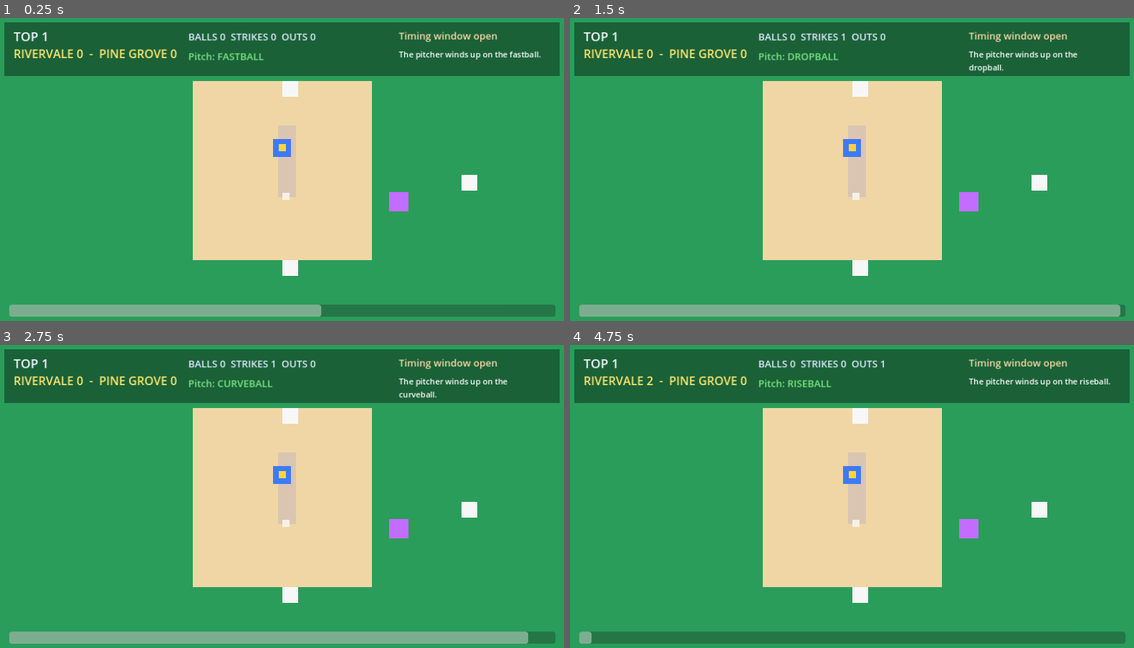
Above: before the commit, frames 1-4 (two rows, left to right).
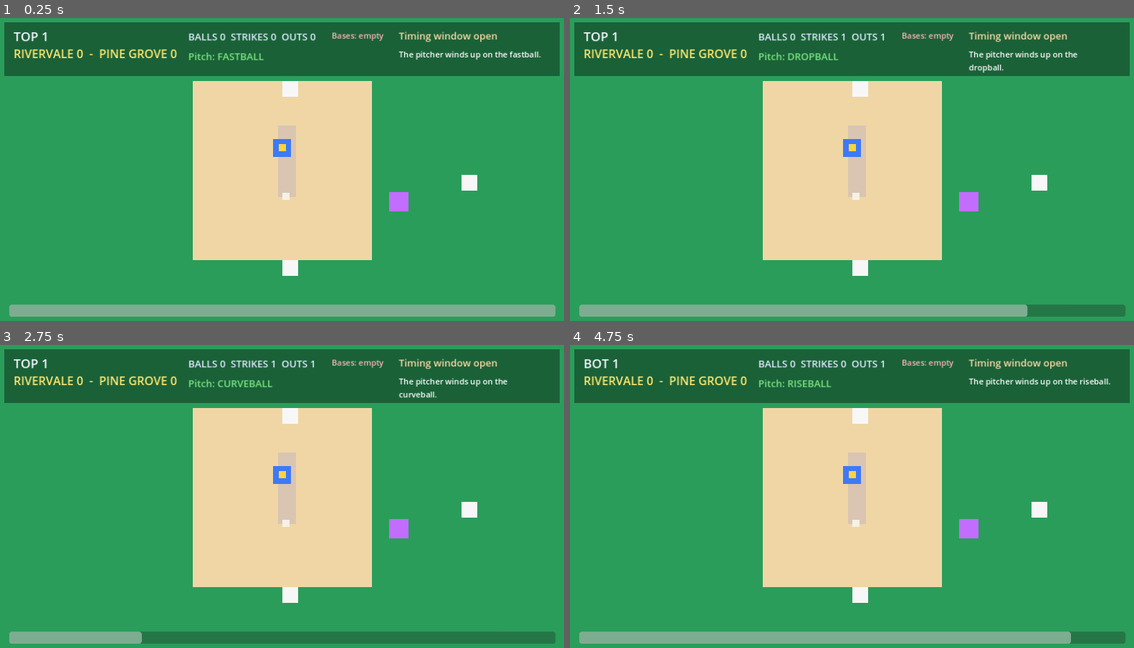
Above: after the commit, the same moments.

Repository: benjagaiden/softball-game
Game: Godot game, scene res://scenes/Main.tscn
The game is run twice, just before and just after one commit, with the same random seed, the same clock (stepped at 60 frames per second) and the same inputs.
Inputs:
- Up to frame 1 (0.25 s): no input
- Up to frame 2 (1.5 s): tap Enter (next_pitch) at 0.5, 0.6 s; tap Space (toggle_swing) at 1.35 s
- Up to frame 3 (2.75 s): tap Enter (next_pitch) at 2.1 s
- Up to frame 4 (4.75 s): tap Space (toggle_swing) at 2.85, 4.35 s; tap Enter (next_pitch) at 3.6 s

The runs differ from the first frame. In frame 1, 1.8% of the frame differs, in the area x 56-99%, y 4-99%; in frame 2, 0.8%; in frame 3, 2.9%; in frame 4, 3.7%, in the area x 2-89%, y 4-99%.

Commit message:
Add real hit logic: singles, doubles, triples, home runs, ground balls, fly balls with base advancement and run scoring

Diff:
--- a/scripts/Game.gd
+++ b/scripts/Game.gd
@@ -16,13 +16,14 @@
 var comment_label: Label
 var inning_label: Label
 var swing_meter: ProgressBar
+var bases_label: Label
 
 var inning := 1
 var max_innings := 3
 var outs := 0
 var balls := 0
 var strikes := 0
-var bases := [false, false, false]
+var bases := [false, false, false]  # [first, second, third]
 var score := [0, 0]
 var team_name := "RIVERVALE"
 var opponent_name := "PINE GROVE"
@@ -32,7 +33,6 @@
 var swing_timer := 0.0
 var game_over := false
 var inning_bottom := false
-var play_result := ""
 
 func _ready() -> void:
 	_build_field()
@@ -159,6 +159,12 @@
 	pitch_label.add_theme_color_override("font_color", Color("7ae582"))
 	hud.add_child(pitch_label)
 
+	bases_label = Label.new()
+	bases_label.position = Vector2(750, 36)
+	bases_label.add_theme_font_size_override("font_size", 18)
+	bases_label.add_theme_color_override("font_color", Color("ffb3ba"))
+	hud.add_child(bases_label)
+
 	status_label = Label.new()
 	status_label.position = Vector2(900, 34)
 	status_label.add_theme_font_size_override("font_size", 22)
@@ -186,7 +192,15 @@
 	inning_label.text = "TOP %d" % inning if not inning_bottom else "BOT %d" % inning
 	score_label.text = "%s %d  -  %s %d" % [team_name, score[0], opponent_name, score[1]]
 	count_label.text = "BALLS %d  STRIKES %d  OUTS %d" % [balls, strikes, outs]
-	status_label.text = status_label.text if status_label.text != "" else "Play in progress"
+
+	var bases_str := ""
+	if bases[0]:
+		bases_str += "1B "
+	if bases[1]:
+		bases_str += "2B "
+	if bases[2]:
+		bases_str += "3B"
+	bases_label.text = "Bases: " + (bases_str if bases_str != "" else "empty")
 
 func _start_pitch_cycle() -> void:
 	current_pitch = PITCHES[randi() % PITCHES.size()]
@@ -194,7 +208,6 @@
 	swing_window_active = true
 	swing_meter.value = 0.0
 	swing_timer = 0.0
-	play_result = ""
 	status_label.text = "Timing window open"
 	commentary.emit("The pitcher winds up on the %s." % current_pitch, "teammate")
 
@@ -204,9 +217,9 @@
 
 	if swing_window_active:
 		swing_timer += delta
-		swing_meter_value = sin(swing_timer * 12.0) * 0.5 + 0.5
+		swing_meter_value = sin(swing_timer * 6.0) * 0.5 + 0.5
 		swing_meter.value = swing_meter_value
-		if swing_timer > 1.7:
+		if swing_timer > 2.5:
 			swing_window_active = false
 			_resolve_pitch_result(false)
 
@@ -221,21 +234,21 @@
 		return
 
 	var timing_score: float = absf(swing_meter_value - 0.5)
-	if timing_score <= 0.25:
+	if timing_score <= 0.35:
 		_resolve_hit(_choose_hit_result())
 	else:
 		_resolve_pitch_result(false)
 
 func _choose_hit_result() -> String:
 	var roll := randf()
-	if roll < 0.3:
+	if roll < 0.25:
 		return "single"
-	elif roll < 0.55:
+	elif roll < 0.45:
 		return "double"
-	elif roll < 0.75:
+	elif roll < 0.65:
+		return "ground_ball"
+	elif roll < 0.85:
 		return "fly_ball"
-	elif roll < 0.92:
-		return "triple"
 	return "home_run"
 
 func _resolve_pitch_result(made_contact: bool) -> void:
@@ -256,7 +269,6 @@
 	else:
 		status_label.text = "Missed it!"
 		_set_commentary("The bench chants, 'Keep it moving!' ")
-		commentary.emit("The crowd shifts, waiting for the next pitch.", "crowd")
 
 	_update_hud()
 
@@ -273,22 +285,41 @@
 	match hit_type:
 		"single":
 			hit_strength = 1
-			result_text = "Single up the middle!"
+			result_text = "SINGLE! Runner on first!"
 		"double":
 			hit_strength = 2
-			result_text = "Double! The crowd erupts!"
+			result_text = "DOUBLE! Ball in the gap!"
 		"triple":
 			hit_strength = 3
-			result_text = "Triple! She motors around!"
+			result_text = "TRIPLE! She's flying around!"
 		"home_run":
 			hit_strength = 4
-			result_text = "Home run! The bleachers are loud!"
+			result_text = "HOME RUN! The bleachers erupt!"
 		"fly_ball":
-			hit_strength = 1
-			result_text = "Fly ball! The field is chasing it!"
+			result_text = "Fly ball! Caught for an out."
+			outs += 1
+			status_label.text = result_text
+			_set_commentary("A parent sighs, 'That's baseball.' ")
+			_update_hud()
+			if outs >= 3:
+				_advance_inning()
+			else:
+				_start_pitch_cycle()
+			return
+		"ground_ball":
+			result_text = "Ground ball! Out at first."
+			outs += 1
+			status_label.text = result_text
+			_set_commentary("A parent says, 'Next time, next time.' ")
+			_update_hud()
+			if outs >= 3:
+				_advance_inning()
+			else:
+				_start_pitch_cycle()
+			return
 		_:
 			hit_strength = 1
-			result_text = "Ground ball!"
+			result_text = "Hit!"
 
 	status_label.text = result_text
 	_advance_runners(hit_strength)
@@ -305,7 +336,7 @@
 		runs_scored += 1 + int(bases[0]) + int(bases[1]) + int(bases[2])
 		bases = [false, false, false]
 	else:
-		for idx in range(3):
+		for idx in range(2, -1, -1):
 			if bases[idx]:
 				var destination := idx + hit_strength
 				if destination >= 3:
@@ -313,11 +344,6 @@
 				else:
 					next_bases[destination] = true
 
-		if hit_strength >= 3:
-			if bases[2]:
-				runs_scored += 1
-				bases[2] = false
-
 		if hit_strength == 1:
 			next_bases[0] = true
 		elif hit_strength == 2:
